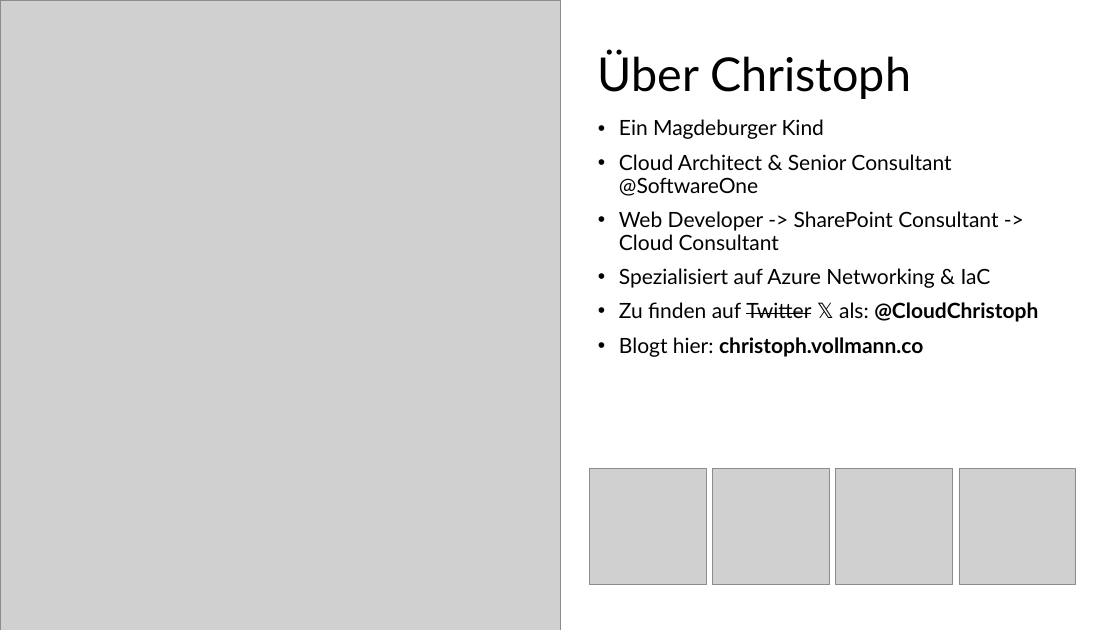
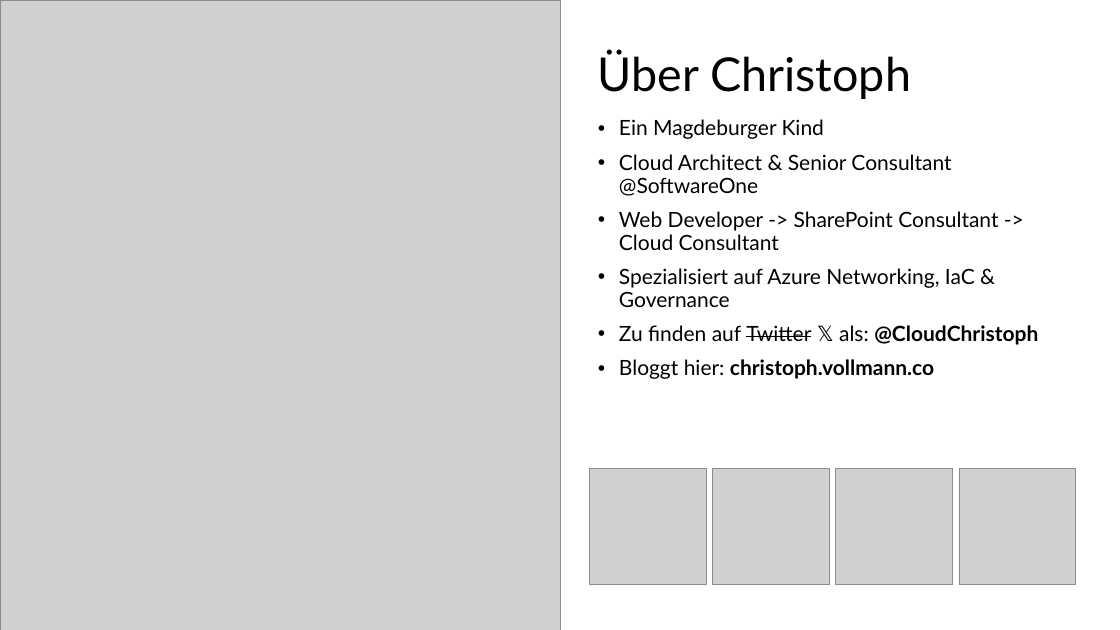
Before and after one commit to cloudchristoph/BicepIntroduction, a slide deck: slide 2 of Bicep_Presentation.pptx. Drawn at 1120x630 pixels with LibreOffice and Linux fonts; fonts in the diff are those of the drawing; grey boxes stand for pictures. Boxes give left, top, right and bottom in pixels: in the first picture for what was removed or moved away, otherwise in the second. Text is boxed around its words. In the diff, an @@ line names an element or a change of style, - is before the commit and + after.

```diff
--- a/Bicep_Presentation.pptx
+++ b/Bicep_Presentation.pptx
@@ text at (619, 268, 975, 307): text changed @@
-• Spezialisiert auf Azure Networking & IaC
+• Spezialisiert auf Azure Networking, IaC & Governance
@@ text at (619, 359, 934, 379): text changed @@
-• Blogt hier: christoph.vollmann.co
+• Bloggt hier: christoph.vollmann.co
```
Also in this commit, not shown: 4 other slides changed.
